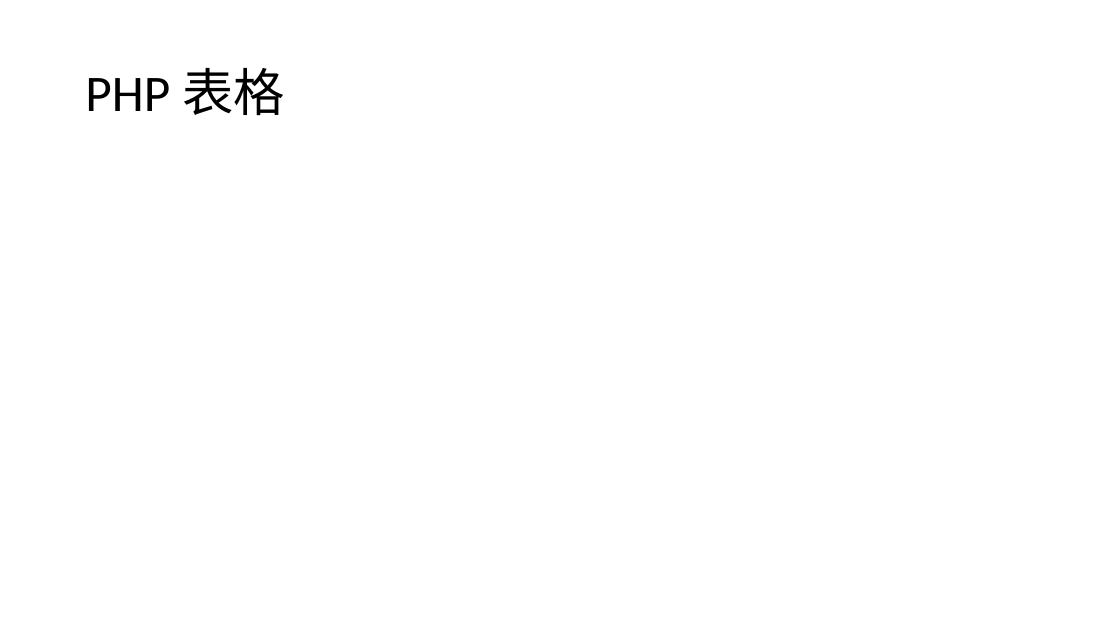
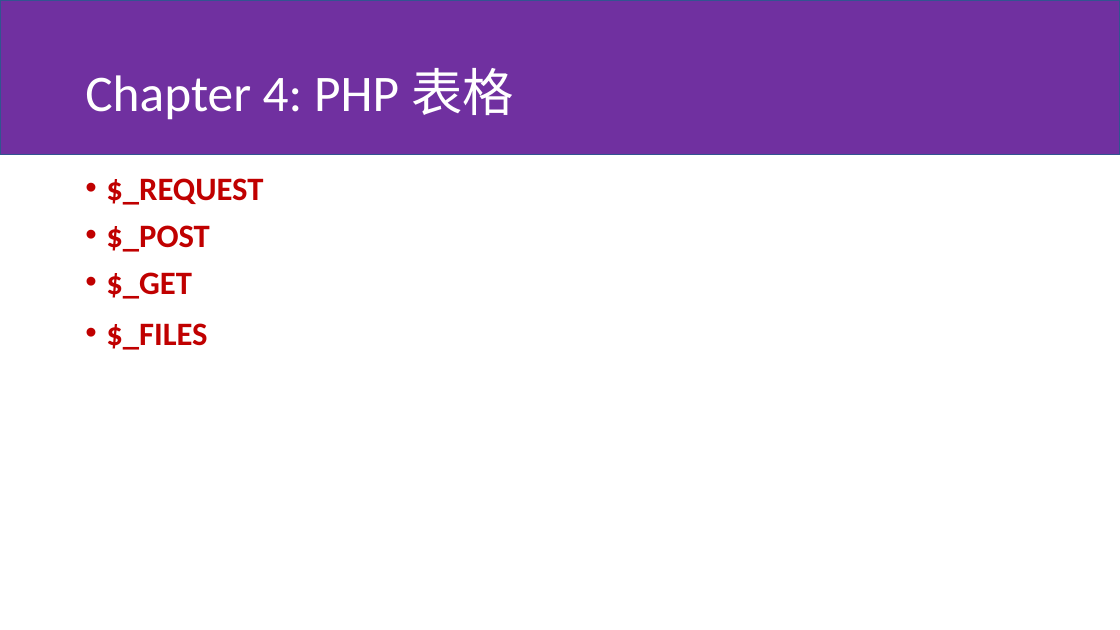
Before and after one commit to huiyang/php-lesson, a slide deck: slide 7 of slide.pptx (slide 6 before the commit). Drawn at 1120x630 pixels with LibreOffice and Linux fonts; fonts in the diff are those of the drawing. Boxes give left, top, right and bottom in pixels: in the first picture for what was removed or moved away, otherwise in the second. Text is boxed around its words. In the diff, an @@ line names an element or a change of style, - is before the commit and + after.

```diff
--- a/slide.pptx
+++ b/slide.pptx
@@ rectangle added at (0, 0, 1120, 155), fill #7030A0, outline #325491 1 pt @@
@@ title at (85, 68, 514, 120): text changed; text colour #000000 to #FFFFFF @@
-PHP 表格
+Chapter 4: PHP 表格
@@ text added at (106, 178, 263, 350), 28 pt, text #C00000, bold @@
+• $_REQUEST
+• $_POST
+• $_GET
+• $_FILES
```
Also in this commit, not shown: 9 other slides changed, 5 slides added, 1 slide removed, 6 other files.
